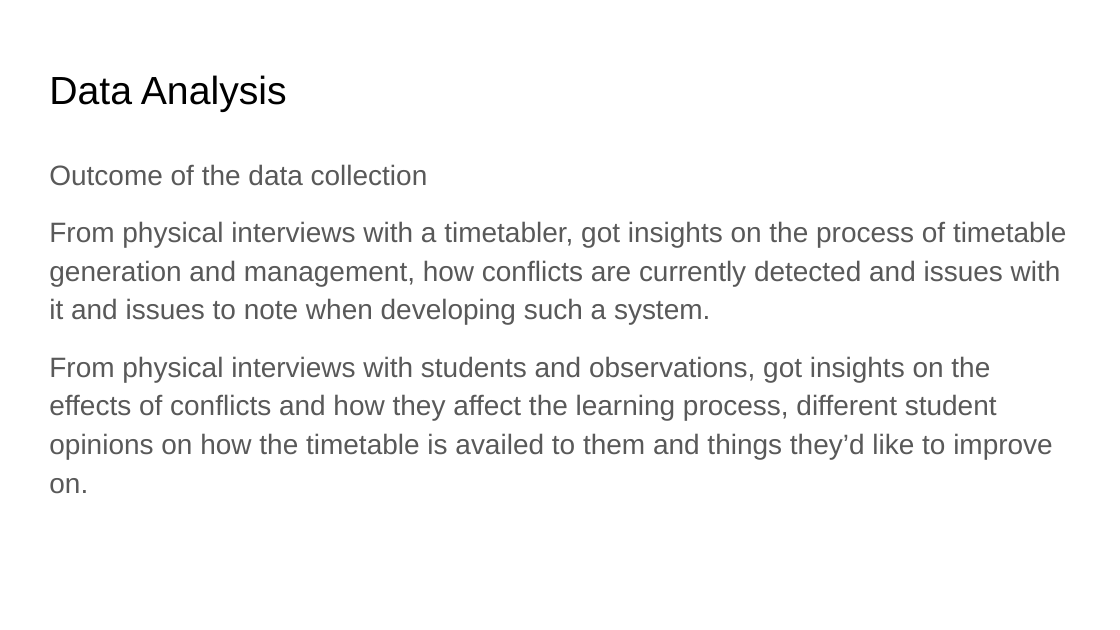
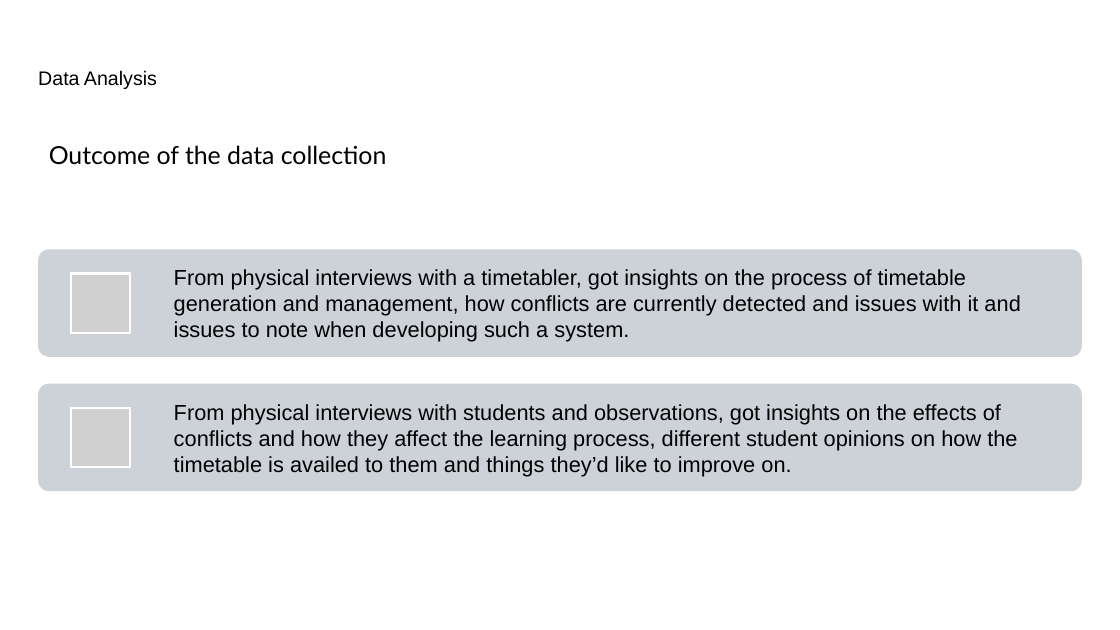
Before and after one commit to csawe/MTB, a slide deck: slide 6 of Documents/Presentation.pptx. Drawn at 1120x630 pixels with LibreOffice and Linux fonts; fonts in the diff are those of the drawing; grey boxes stand for pictures. Boxes give left, top, right and bottom in pixels: in the first picture for what was removed or moved away, otherwise in the second. Text is boxed around its words. In the diff, an @@ line names an element or a change of style, - is before the commit and + after.

```diff
--- a/Documents/Presentation.pptx
+++ b/Documents/Presentation.pptx
@@ title "Data Analysis" at [38,70,157,89]: size 25.2 to 12.6 pt @@
@@ text added at [49,145,387,165], 16 pt, text #000000 @@
+Outcome of the data collection
@@ text removed at [49,164,1067,494] @@
-Outcome of the data collection
-From physical interviews with a timetabler, got insights on the process of timetable generation and management, how conflicts are currently detected and issues with it and issues to note when developing such a system.
-From physical interviews with students and observations, got insights on the effects of conflicts and how they affect the learning process, different student opinions on how the timetable is availed to them and things they’d like to improve on.
@@ group added at [38,250,1082,492]: 2 rounded rectangles, 2 pictures, 2 texts @@
+From physical interviews with a timetabler, got insights on the process of timetable generation and management, how conflicts are currently detected and issues with it and issues to note when developing such a system.
+From physical interviews with students and observations, got insights on the effects of conflicts and how they affect the learning process, different student opinions on how the timetable is availed to them and things they’d like to improve on.
```
Also in this commit, not shown: 6 other slides changed, 6 other files.
